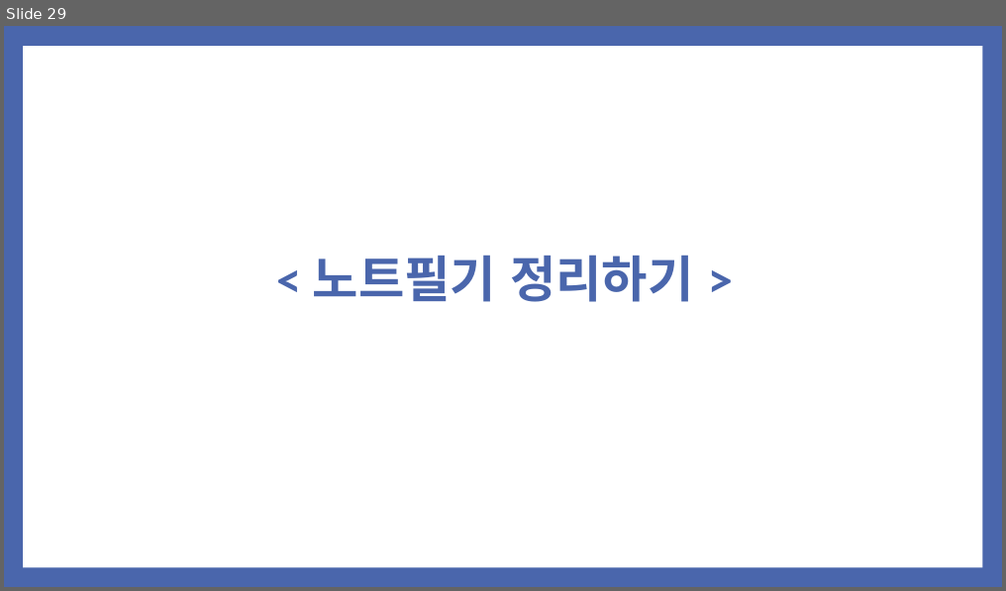
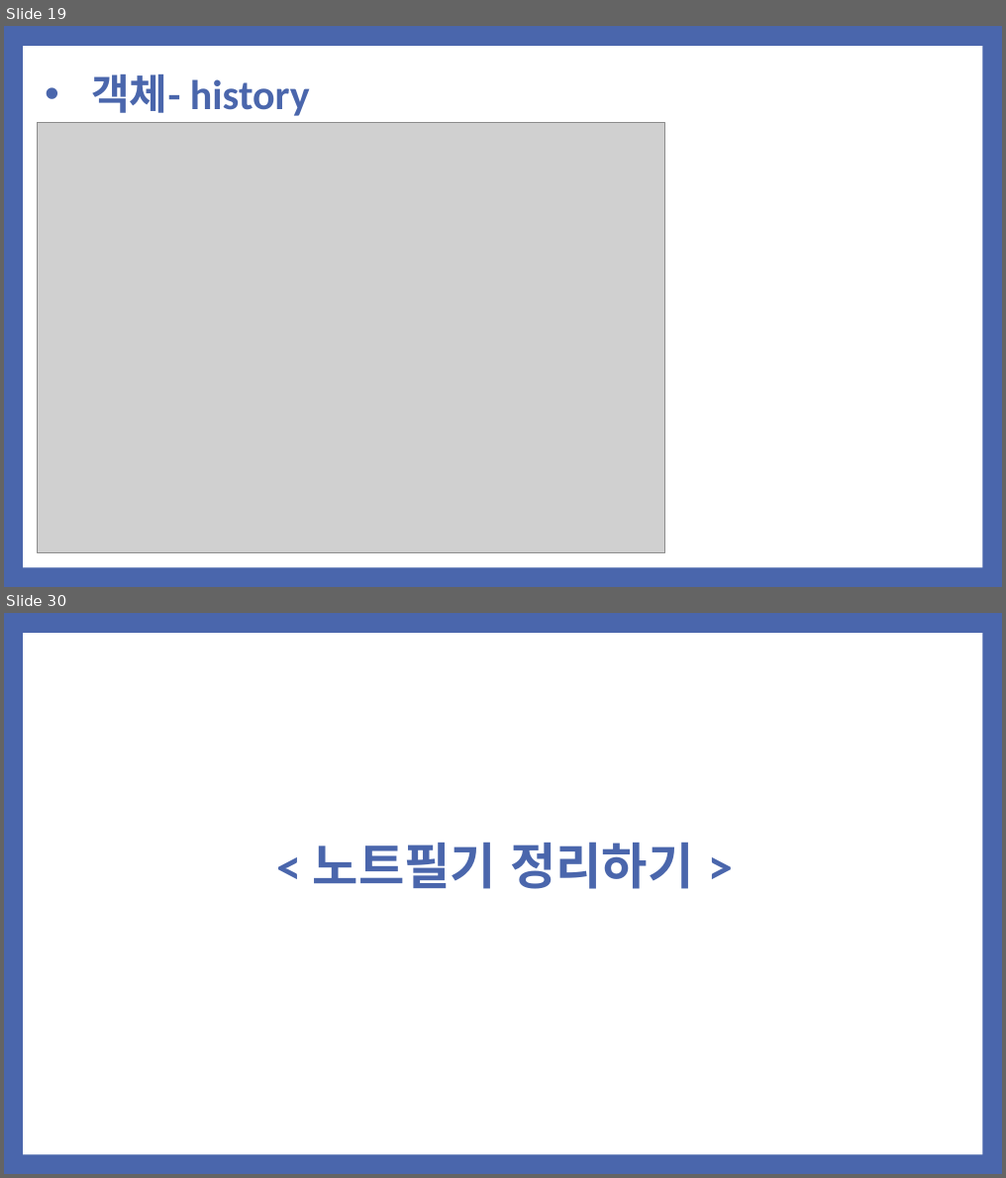
Before and after one commit to noheul1030/KOPO-HTML, a slide deck: 과제PPT/기업업무 3강.pptx. Shown one above the other, each under a label of ours: slide 29 before the commit, slides 19 and 30 after it; the slides between them are not shown. The pictures are 1006x591 and 1006x1178 pixels, drawn with LibreOffice and Linux fonts; fonts in the diff are those of the drawing; grey boxes stand for pictures. Boxes give left, top, right and bottom in pixels: in the first picture for what was removed or moved away, otherwise in the second. Text is boxed around its words. In the diff, an @@ line names an element or a change of style, - is before the commit and + after.

```diff
--- a/과제PPT/기업업무 3강.pptx
+++ b/과제PPT/기업업무 3강.pptx
@@ slide 19 added at (4, 26, 1002, 587), background #4A66AC; not listed: 1 template element that a slide beside it also shows @@
@@ text added at (91, 75, 310, 116), 40 pt, text #4A66AC, bold @@
+• 객체- history
@@ picture added at (38, 123, 665, 554) @@
@@ what was slide 29 is now slide 30 @@
```
Also in this commit, not shown: 1 slide changed, 26 other slides added, 25 slides removed.
